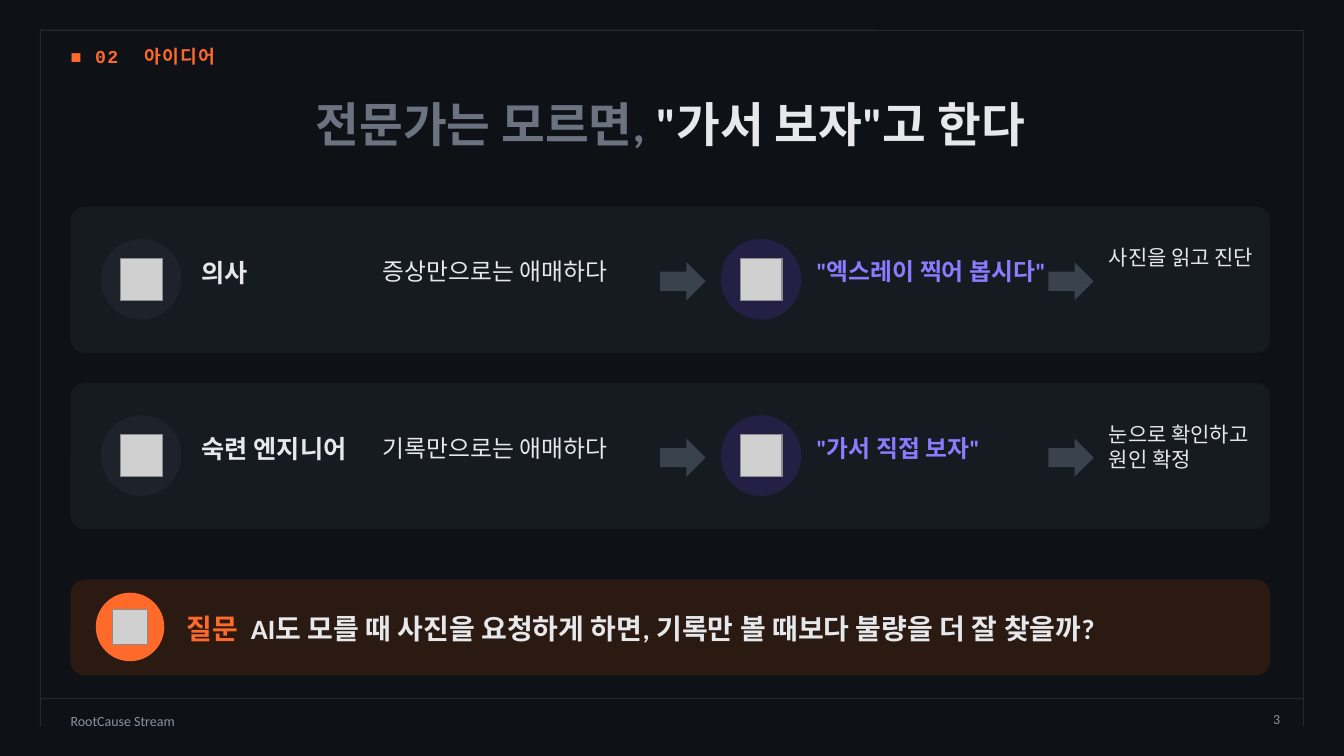
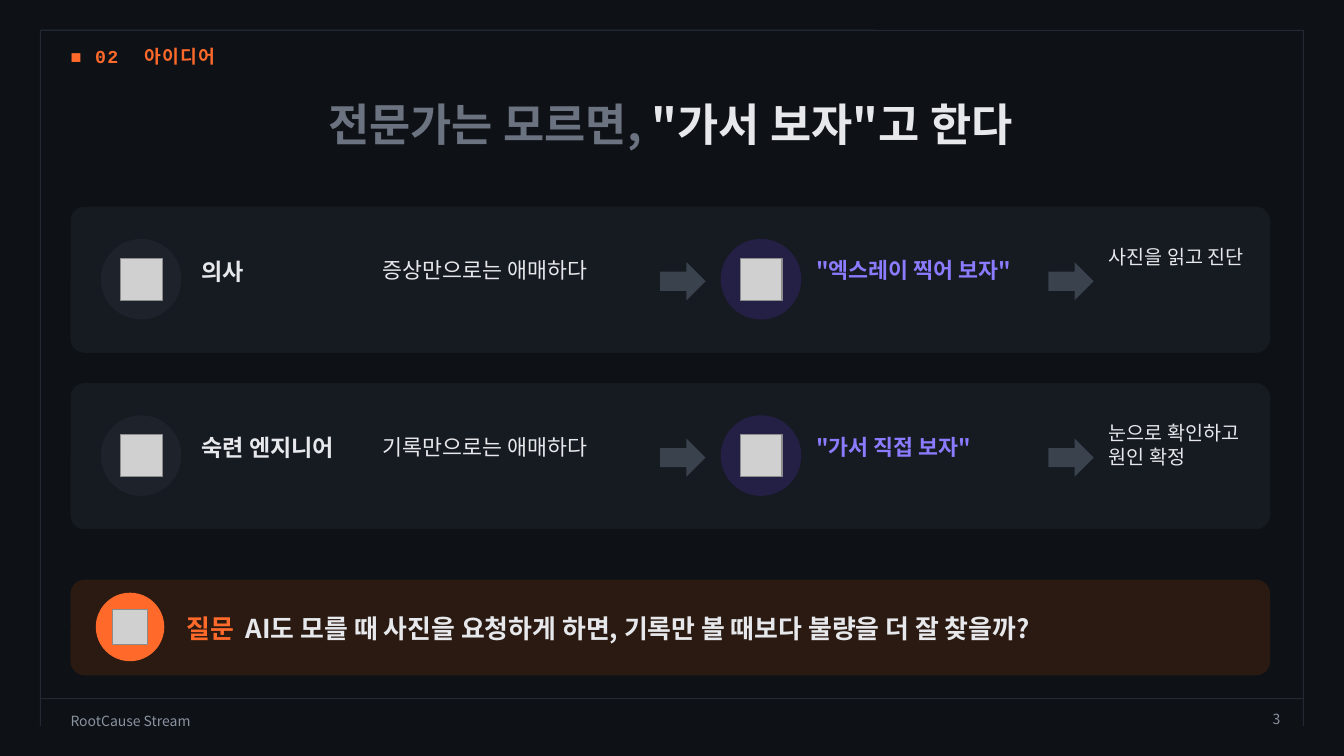
Before and after one commit to dlwogud/rootcause-stream, a slide deck: slide 3 of deck/RootCause_Stream_발표자료.pptx. Drawn at 1344x756 pixels with LibreOffice and Linux fonts; fonts in the diff are those of the drawing; grey boxes stand for pictures; background and template pictures are left out. Boxes give left, top, right and bottom in pixels: in the first picture for what was removed or moved away, otherwise in the second. Text is boxed around its words. In the diff, an @@ line names an element or a change of style, - is before the commit and + after.

```diff
--- a/deck/RootCause_Stream_발표자료.pptx
+++ b/deck/RootCause_Stream_발표자료.pptx
@@ title "전문가는 모르면, "가서 보자"고 한다" at [328,103,1012,150]: size 34 to 32 pt, font Calibri to Noto Sans CJK KR @@
@@ text "의사" at [202,260,244,282]: size 18 to 16.5 pt, font Calibri to Noto Sans CJK KR @@
@@ text at [816,259,1010,280]: text changed; size 17 to 15.5 pt; font Calibri to Noto Sans CJK KR @@
-"엑스레이 찍어 봅시다"
+"엑스레이 찍어 보자"
@@ text "사진을 읽고 진단" at [1109,247,1244,266]: size 15 to 14 pt, font Calibri to Noto Sans CJK KR @@
@@ text "숙련 엔지니어" at [202,436,334,458]: size 18 to 16.5 pt, font Calibri to Noto Sans CJK KR @@
@@ size 17 to 15.5 pt, font Calibri to Noto Sans CJK KR in 3 elements at [383,260,587,280], [383,437,587,457], [816,436,970,457] @@
@@ text "눈으로 확인하고 원인 확정" at [1109,423,1239,466]: size 15 to 14 pt, font Calibri to Noto Sans CJK KR @@
@@ text "질문 AI도 모를 때 사진을 ..." at [186,616,1030,644]: size 20 to 18.5 pt, font Calibri to Noto Sans CJK KR @@
@@ text "RootCause Stream" at [71,715,191,726]: font Calibri to Noto Sans CJK KR @@
@@ page number at [1273,713,1281,724]: font Calibri to Noto Sans CJK KR @@
```
Also in this commit, not shown: 17 other slides changed, 2 other files.
